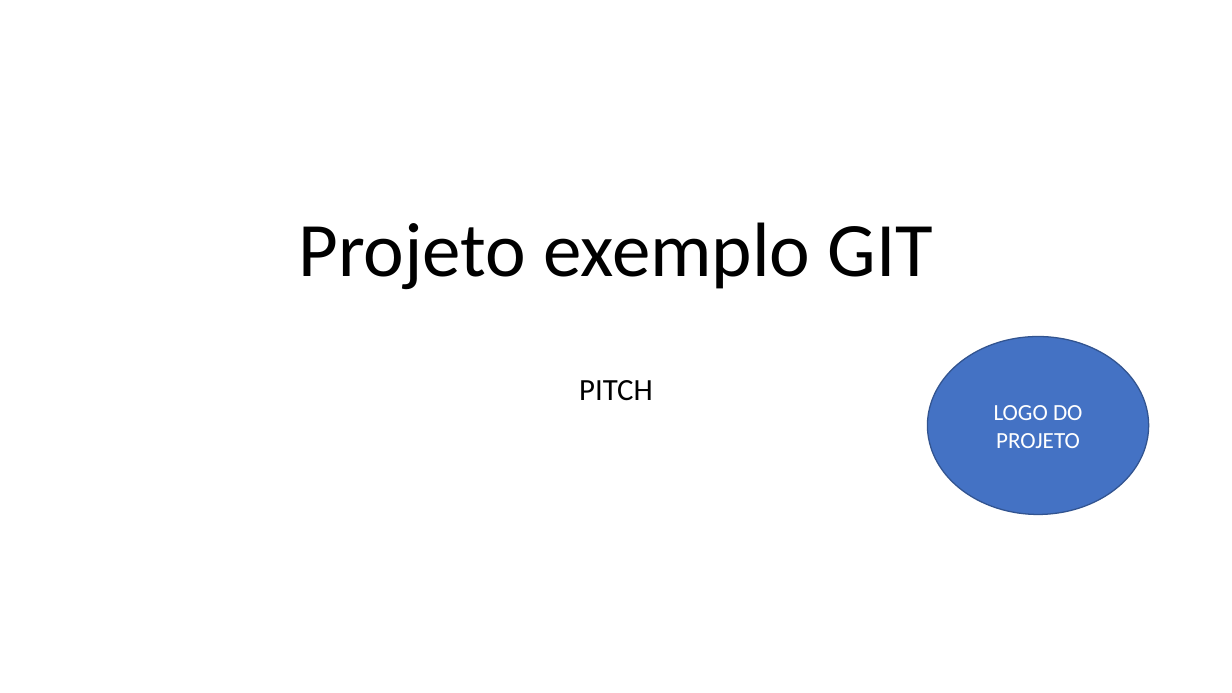
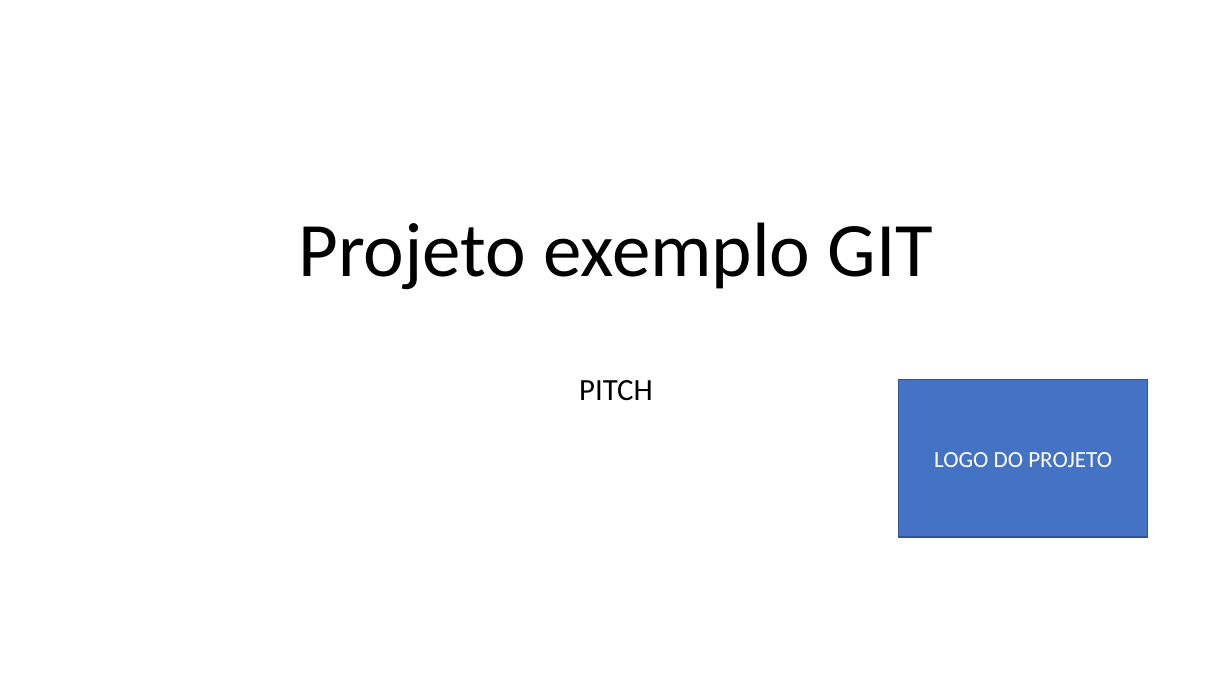
Before and after one commit to zanee7/2TDSPJ-2024-ExemploGit, a slide deck: slide 1 of PastaDocumentos/PITCH.pptx. Drawn at 1232x693 pixels with LibreOffice and Linux fonts; fonts in the diff are those of the drawing. Boxes give left, top, right and bottom in pixels: in the first picture for what was removed or moved away, otherwise in the second. Text is boxed around its words. In the diff, an @@ line names an element or a change of style, - is before the commit and + after.

Commit message:
Correção do PITCH versão final - Ajuste logo

```diff
--- a/PastaDocumentos/PITCH.pptx
+++ b/PastaDocumentos/PITCH.pptx
@@ rectangle "LOGO DO PROJETO": place and size @@
-rectangle "LOGO DO PROJETO" at box(928, 336, 1150, 515)
+rectangle "LOGO DO PROJETO" at box(899, 380, 1148, 537)
@@ rectangle "LOGO DO PROJETO" at box(899, 380, 1148, 537): ellipse to rectangle @@
```
